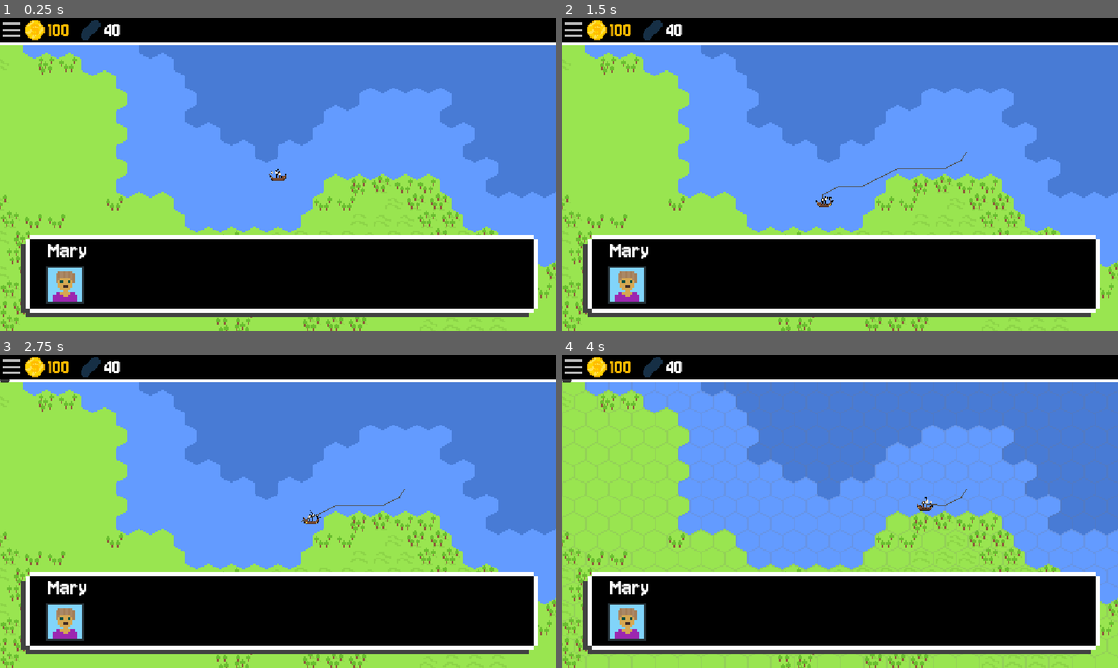
Above: before the commit, frames 1-4 (two rows, left to right).
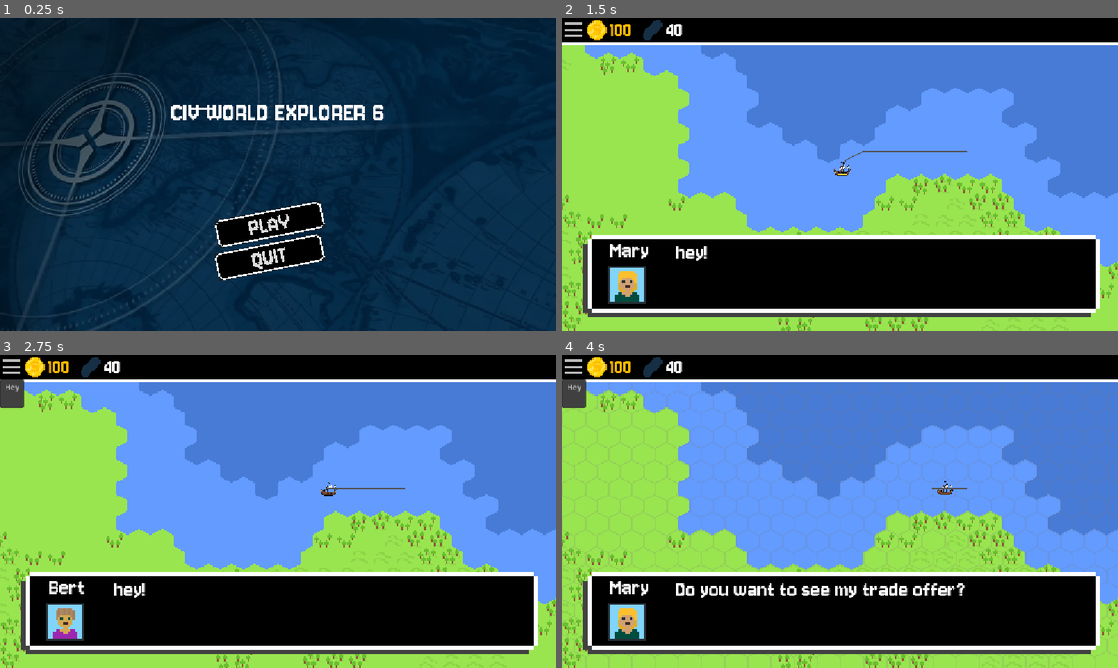
Above: after the commit, the same moments.

Repository: coderspark/voc-ding
Game: Godot game, scene res://title.tscn
The game is run twice, just before and just after one commit, with the same random seed, the same clock (stepped at 60 frames per second) and the same inputs. Before the commit the project starts from res://Scenes/map_1.tscn.
Inputs (mouse positions are in pixels of both pictures, inside the frame that each line leads up to):
- Up to frame 1 (0.25 s): no input
- Up to frame 2 (1.5 s): click (834, 224) at 0.5 s, where only the run after the commit has a clickable "PLAY"; move the mouse to (962, 158) at 1.27 s; hold D (right) from 1.28 s (still down); click (962, 158) at 1.35 s
- Up to frame 3 (2.75 s): release D (right) at 2 s; click (11, 367) at 2 s
- Up to frame 4 (4 s): move the mouse to (728, 527) at 2.77 s; hold S (down) 2.78-3.53 s; tap Middle mouse button (move_camera) at 2.85 s; move the mouse to (895, 442) at 3.52 s; hold D (right) from 3.53 s (still down); tap G (togglegrid) at 3.6 s

The runs differ from the first frame. In frame 1, 99% of the frame differs, in the area x 0-100%, y 0-100%; in frame 2, 0.8%; in frame 3, 0.9%; in frame 4, 1.9%.
Error before the commit: Parse Error: Expected indented block after function declaration. (res://Code/dialogue.gd:31)

Commit message:
title screen

Diff:
--- a/Code/dialogue.gd
+++ b/Code/dialogue.gd
@@ -25,7 +25,5 @@
 func _ready() -> void:
 	show_dialogue([
 		["hey!","Mary"],["hey!","Bert"],["Do you want to see my trade offer?","Mary"],["Yeah, sure!","Bert"],
-		["tim","Drgehaktbal01"],
+		["","Bert"],
 	])
-
-func show_trade_menu():
--- a/Code/global.gd
+++ b/Code/global.gd
@@ -2,6 +2,7 @@
 
 const water_types = [Vector2i(5,0),Vector2i(6,0)]
 
+var avg_item_vals = {"Whale":1000,"Turtle":100,"Citrus":20,"Coffee":30,"Gems":200}
 
 # Example trade deal: {"AskedItem1":["Silk",2],"AskedItem2":["Coffee",1],"ReturnItem":["Gold",10],"Stock":3}
 class Trader:
--- a/Scenes/ui.tscn
+++ b/Scenes/ui.tscn
@@ -17,8 +17,6 @@
 anchors_preset = 15
 anchor_right = 1.0
 anchor_bottom = 1.0
-offset_left = 4.0
-offset_top = -11.0
 offset_right = 4.0
 offset_bottom = -11.0
 grow_horizontal = 2
@@ -134,6 +132,13 @@
 tooltip_text = "Hey"
 icon = ExtResource("7_smcll")
 expand_icon = true
+item_count = 2
+popup/item_0/text = "Hey"
+popup/item_0/checkable = 1
+popup/item_0/checked = true
+popup/item_0/id = 0
+popup/item_0/separator = true
+popup/item_1/id = 1
 
 [node name="Timer" type="Timer" parent="."]
 wait_time = 0.03
--- a/project.godot
+++ b/project.godot
@@ -11,7 +11,7 @@
 [application]
 
 config/name="Voc ding"
-run/main_scene="uid://bke41102xy33f"
+run/main_scene="uid://c2sf5mhsutxdx"
 config/features=PackedStringArray("4.4", "Forward Plus")
 config/icon="res://Art/Temporary/icon.svg"
 
--- /dev/null
+++ b/title.gd
@@ -0,0 +1,12 @@
+extends Control
+
+@export var game : PackedScene
+
+func _on_play_pressed() -> void:
+	get_tree().change_scene_to_packed(game)
+
+
+
+
+func _on_quit_pressed() -> void:
+	get_tree().quit(-1)
--- /dev/null
+++ b/title.tscn
@@ -0,0 +1,264 @@
+[gd_scene load_steps=13 format=3 uid="uid://c2sf5mhsutxdx"]
+
+[ext_resource type="Script" uid="uid://dac5dge1hpl2x" path="res://title.gd" id="1_kpexm"]
+[ext_resource type="FontFile" uid="uid://d2ksrw0nqx5b3" path="res://Fonts/Jersey10-Regular.ttf" id="2_3xoar"]
+[ext_resource type="PackedScene" uid="uid://bke41102xy33f" path="res://Scenes/map_1.tscn" id="2_mom7w"]
+[ext_resource type="Theme" uid="uid://di435lx1s86i2" path="res://Resources/dialogue.tres" id="3_7lgly"]
+[ext_resource type="Texture2D" uid="uid://b7f60vdsrqfbn" path="res://Art/fM_EbcuZFuqszKfYHLpnZEFgP1aFPdPxuDu9iP8rrkU.webp" id="3_0824t"]
+[ext_resource type="Texture2D" uid="uid://cxc8m2wrppah7" path="res://Art/Button.png" id="3_mom7w"]
+
+[sub_resource type="Animation" id="Animation_lx2ly"]
+length = 0.001
+tracks/0/type = "value"
+tracks/0/imported = false
+tracks/0/enabled = true
+tracks/0/path = NodePath(".:position")
+tracks/0/interp = 1
+tracks/0/loop_wrap = true
+tracks/0/keys = {
+"times": PackedFloat32Array(0),
+"transitions": PackedFloat32Array(1),
+"update": 0,
+"values": [Vector2(970, 531)]
+}
+tracks/1/type = "value"
+tracks/1/imported = false
+tracks/1/enabled = true
+tracks/1/path = NodePath(".:rotation")
+tracks/1/interp = 1
+tracks/1/loop_wrap = true
+tracks/1/keys = {
+"times": PackedFloat32Array(0),
+"transitions": PackedFloat32Array(1),
+"update": 0,
+"values": [0.0]
+}
+tracks/2/type = "value"
+tracks/2/imported = false
+tracks/2/enabled = true
+tracks/2/path = NodePath("../ColorRect2:color")
+tracks/2/interp = 1
+tracks/2/loop_wrap = true
+tracks/2/keys = {
+"times": PackedFloat32Array(0),
+"transitions": PackedFloat32Array(1),
+"update": 0,
+"values": [Color(0.27, 0.27, 0.27, 0)]
+}
+
+[sub_resource type="Animation" id="Animation_nuqgq"]
+resource_name = "idle"
+length = 21.0
+loop_mode = 1
+step = 0.0166667
+tracks/0/type = "value"
+tracks/0/imported = false
+tracks/0/enabled = true
+tracks/0/path = NodePath(".:position")
+tracks/0/interp = 1
+tracks/0/loop_wrap = true
+tracks/0/keys = {
+"times": PackedFloat32Array(0, 21),
+"transitions": PackedFloat32Array(1, 1),
+"update": 0,
+"values": [Vector2(970, 531), Vector2(199, 113)]
+}
+tracks/1/type = "value"
+tracks/1/imported = false
+tracks/1/enabled = true
+tracks/1/path = NodePath(".:rotation")
+tracks/1/interp = 1
+tracks/1/loop_wrap = true
+tracks/1/keys = {
+"times": PackedFloat32Array(0, 21),
+"transitions": PackedFloat32Array(1, 1),
+"update": 0,
+"values": [0.0, 0.0]
+}
+tracks/2/type = "value"
+tracks/2/imported = false
+tracks/2/enabled = true
+tracks/2/path = NodePath("../ColorRect2:color")
+tracks/2/interp = 1
+tracks/2/loop_wrap = true
+tracks/2/keys = {
+"times": PackedFloat32Array(0, 0.5, 20.499, 21),
+"transitions": PackedFloat32Array(1, 1, 1, 1),
+"update": 0,
+"values": [Color(0, 0, 0, 1), Color(0, 0, 0, 0), Color(0, 0, 0, 0), Color(0, 0, 0, 1)]
+}
+
+[sub_resource type="AnimationLibrary" id="AnimationLibrary_jil77"]
+_data = {
+&"RESET": SubResource("Animation_lx2ly"),
+&"idle": SubResource("Animation_nuqgq")
+}
+
+[sub_resource type="Animation" id="Animation_0824t"]
+length = 0.001
+tracks/0/type = "value"
+tracks/0/imported = false
+tracks/0/enabled = true
+tracks/0/path = NodePath("QUIT:rotation")
+tracks/0/interp = 1
+tracks/0/loop_wrap = true
+tracks/0/keys = {
+"times": PackedFloat32Array(0),
+"transitions": PackedFloat32Array(1),
+"update": 0,
+"values": [0.0]
+}
+tracks/1/type = "value"
+tracks/1/imported = false
+tracks/1/enabled = true
+tracks/1/path = NodePath("PLAY:rotation")
+tracks/1/interp = 1
+tracks/1/loop_wrap = true
+tracks/1/keys = {
+"times": PackedFloat32Array(0),
+"transitions": PackedFloat32Array(1),
+"update": 0,
+"values": [0.0]
+}
+tracks/2/type = "value"
+tracks/2/imported = false
+tracks/2/enabled = true
+tracks/2/path = NodePath("Label:theme_override_font_sizes/font_size")
+tracks/2/interp = 1
+tracks/2/loop_wrap = true
+tracks/2/keys = {
+"times": PackedFloat32Array(0),
+"transitions": PackedFloat32Array(1),
+"update": 1,
+"values": [48]
+}
+
+[sub_resource type="Animation" id="Animation_7lgly"]
+resource_name = "ide"
+loop_mode = 1
+tracks/0/type = "value"
+tracks/0/imported = false
+tracks/0/enabled = true
+tracks/0/path = NodePath("QUIT:rotation")
+tracks/0/interp = 2
+tracks/0/loop_wrap = true
+tracks/0/keys = {
+"times": PackedFloat32Array(0, 0.498781, 1),
+"transitions": PackedFloat32Array(1, 1, 1),
+"update": 0,
+"values": [3.14159, 0.0, -6.28319]
+}
+tracks/1/type = "value"
+tracks/1/imported = false
+tracks/1/enabled = true
+tracks/1/path = NodePath("PLAY:rotation")
+tracks/1/interp = 2
+tracks/1/loop_wrap = true
+tracks/1/keys = {
+"times": PackedFloat32Array(0, 0.498781, 1),
+"transitions": PackedFloat32Array(1, 1, 1),
+"update": 0,
+"values": [3.14159, 0.0, -6.28319]
+}
+tracks/2/type = "value"
+tracks/2/imported = false
+tracks/2/enabled = true
+tracks/2/path = NodePath("Label:theme_override_font_sizes/font_size")
+tracks/2/interp = 2
+tracks/2/loop_wrap = true
+tracks/2/keys = {
+"times": PackedFloat32Array(0, 0.5, 1),
+"transitions": PackedFloat32Array(1, 1, 1),
+"update": 0,
+"values": [48, 70, 48]
+}
+
+[sub_resource type="AnimationLibrary" id="AnimationLibrary_nuqgq"]
+_data = {
+&"RESET": SubResource("Animation_0824t"),
+&"ide": SubResource("Animation_7lgly")
+}
+
+[node name="TITLE" type="Control"]
+layout_mode = 3
+anchors_preset = 15
+anchor_right = 1.0
+anchor_bottom = 1.0
+grow_horizontal = 2
+grow_vertical = 2
+script = ExtResource("1_kpexm")
+game = ExtResource("2_mom7w")
+
+[node name="BG" type="Sprite2D" parent="."]
+position = Vector2(970, 531)
+texture = ExtResource("3_0824t")
+
+[node name="AnimationPlayer" type="AnimationPlayer" parent="."]
+root_node = NodePath("../BG")
+libraries = {
+&"": SubResource("AnimationLibrary_jil77")
+}
+autoplay = "idle"
+
+[node name="ColorRect2" type="ColorRect" parent="."]
+layout_mode = 0
+offset_top = -45.0
+offset_right = 1152.0
+offset_bottom = 648.0
+color = Color(0.27, 0.27, 0.27, 0)
+
+[node name="Label" type="Label" parent="."]
+layout_mode = 0
+offset_top = 164.0
+offset_right = 1152.0
+offset_bottom = 216.0
+theme = ExtResource("3_7lgly")
+theme_override_font_sizes/font_size = 48
+text = "CIV WORLD EXPLORER 6"
+horizontal_alignment = 1
+
+[node name="PLAY" type="Button" parent="."]
+layout_mode = 0
+offset_left = 18.9642
+offset_top = 286.397
+offset_right = 1099.96
+offset_bottom = 568.397
+scale = Vector2(0.208384, 0.208384)
+pivot_offset = Vector2(540, 141)
+theme_override_fonts/font = ExtResource("2_3xoar")
+theme_override_font_sizes/font_size = 255
+text = "PLAY"
+icon = ExtResource("3_mom7w")
+icon_alignment = 1
+expand_icon = true
+
+[node name="QUIT" type="Button" parent="."]
+layout_mode = 0
+offset_left = 18.9642
+offset_top = 354.397
+offset_right = 1099.96
+offset_bottom = 636.396
+scale = Vector2(0.208384, 0.208384)
+pivot_offset = Vector2(540, 141)
+theme_override_fonts/font = ExtResource("2_3xoar")
+theme_override_font_sizes/font_size = 255
+text = "QUIT"
+icon = ExtResource("3_mom7w")
+icon_alignment = 1
+expand_icon = true
+
+[node name="ColorRect" type="ColorRect" parent="."]
+layout_mode = 0
+offset_left = 393.0
+offset_top = 186.0
+offset_right = 443.0
+offset_bottom = 191.0
+
+[node name="AnimationPlayer2" type="AnimationPlayer" parent="."]
+libraries = {
+&"": SubResource("AnimationLibrary_nuqgq")
+}
+autoplay = "ide"
+
+[connection signal="pressed" from="PLAY" to="." method="_on_play_pressed"]
+[connection signal="pressed" from="QUIT" to="." method="_on_quit_pressed"]
Binary file added: Art/C65HmE-V4AApzI3 (1).jpg
Not shown, added: Art/C65HmE-V4AApzI3 (1).jpg.import
Not shown, added: Art/Icons/Luxuries/Rubies.png.import
Not shown, added: Art/Icons/Luxuries/Tobacco.png.import
Binary file added: Art/fM_EbcuZFuqszKfYHLpnZEFgP1aFPdPxuDu9iP8rrkU.webp
Not shown, added: Art/fM_EbcuZFuqszKfYHLpnZEFgP1aFPdPxuDu9iP8rrkU.webp.import
Not shown, added: title.gd.uid
Not shown, added: Art/C65HmE-V4AApzI3.jpg_large
